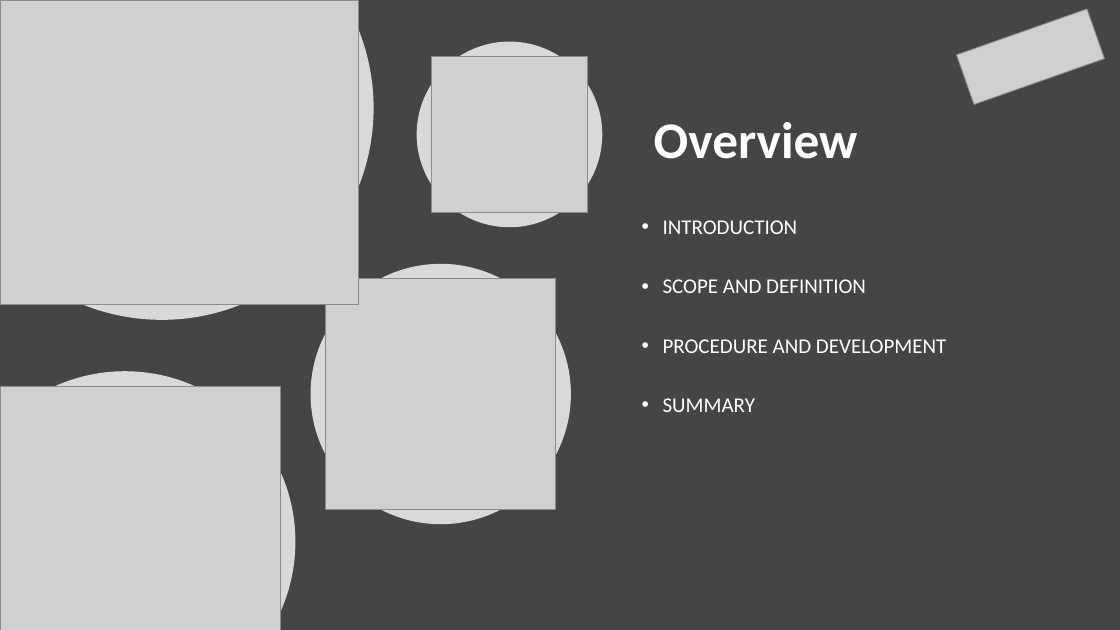
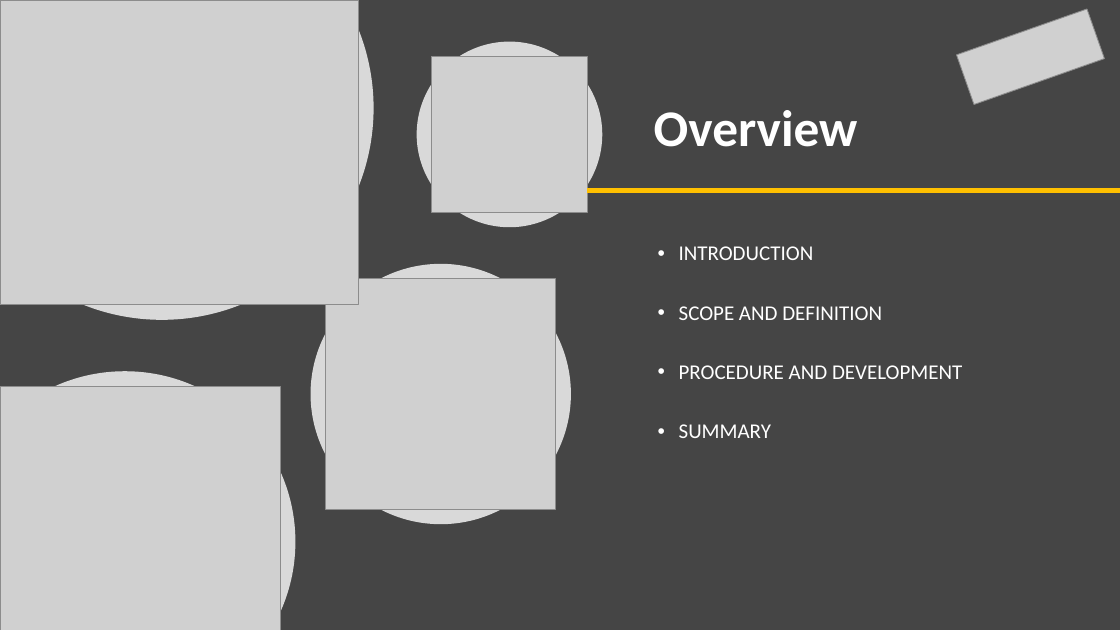
Before and after one commit to MrAshTag/Drone_Faults_Anomaly_Detection, a slide deck: slide 3 of Drone_Faults_and_Anomaly_detection.pptx (slide 2 before the commit). Drawn at 1120x630 pixels with LibreOffice and Linux fonts; fonts in the diff are those of the drawing; grey boxes stand for pictures. Boxes give left, top, right and bottom in pixels: in the first picture for what was removed or moved away, otherwise in the second. Text is boxed around its words. In the diff, an @@ line names an element or a change of style, - is before the commit and + after.

```diff
--- a/Drone_Faults_and_Anomaly_detection.pptx
+++ b/Drone_Faults_and_Anomaly_detection.pptx
@@ title "Overview": place and size @@
-title "Overview" at [654,122,858,159]
+title "Overview" at [654,110,858,147]
@@ line added from (587, 191) to (1120, 191), #FFC000 4.5 pt @@
@@ text "INTRODUCTION": place and size @@
-text "INTRODUCTION" at [663,220,946,412]
+text "INTRODUCTION" at [679,246,962,438]
```
Also in this commit, not shown: 5 other slides changed, 3 slides added.
